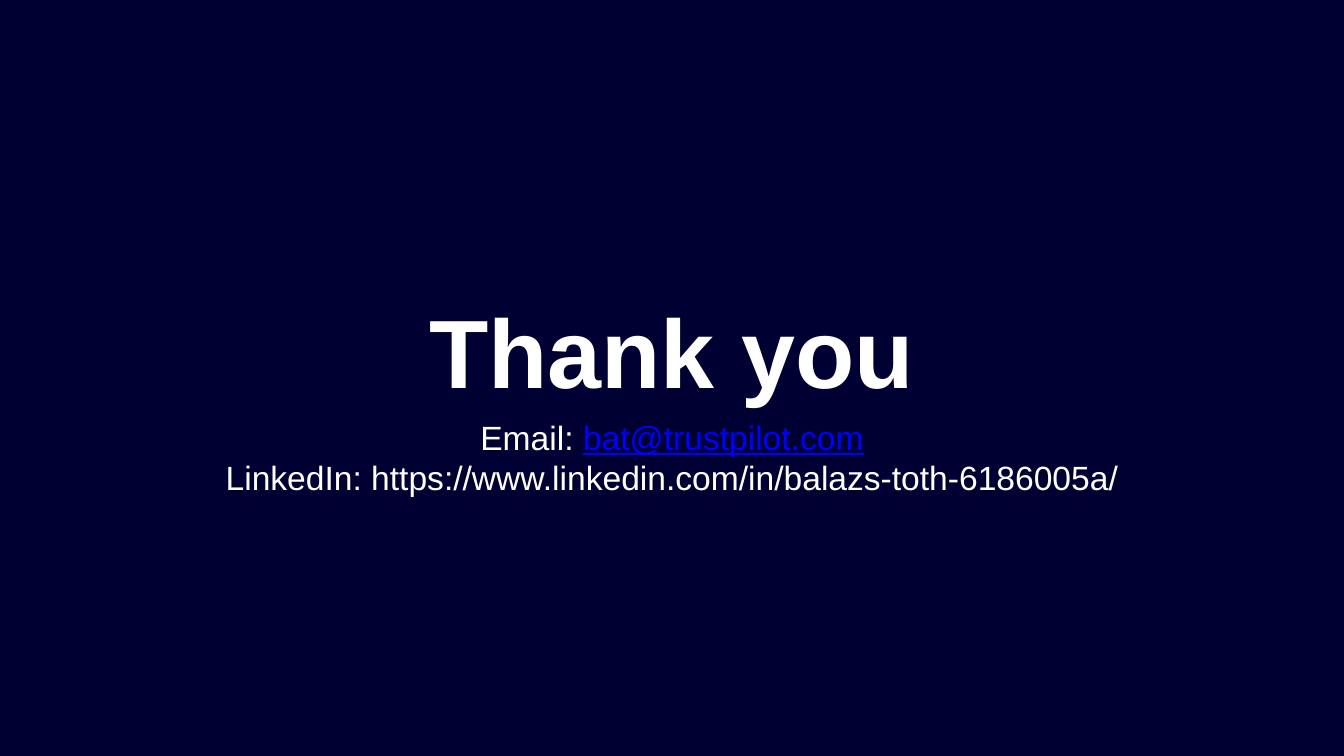
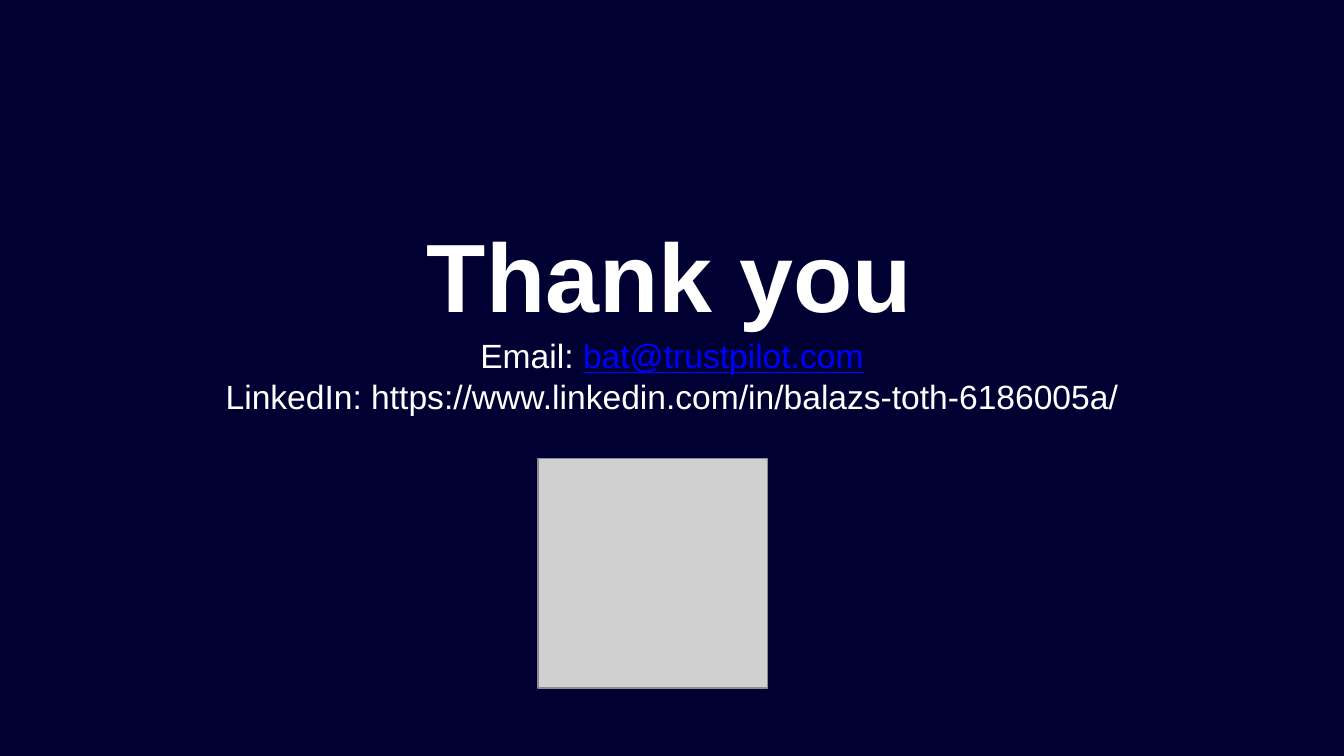
Before and after one commit to tothbalazs0920/ml-engine-example, a slide deck: slide 36 of slides/Deep learning on ML Engine.pptx (slide 34 before the commit). Drawn at 1344x756 pixels with LibreOffice and Linux fonts; fonts in the diff are those of the drawing; grey boxes stand for pictures. Boxes give left, top, right and bottom in pixels: in the first picture for what was removed or moved away, otherwise in the second. Text is boxed around its words. In the diff, an @@ line names an element or a change of style, - is before the commit and + after.

Commit message:
Update slides

```diff
--- a/slides/Deep learning on ML Engine.pptx
+++ b/slides/Deep learning on ML Engine.pptx
@@ title "Thank you": place and size @@
-title "Thank you" at [429, 317, 914, 406]
+title "Thank you" at [427, 241, 911, 330]
@@ subtitle "Email: bat@trustpilot.com": place and size @@
-subtitle "Email: bat@trustpilot.com" at [226, 425, 1118, 496]
+subtitle "Email: bat@trustpilot.com" at [226, 343, 1118, 415]
@@ picture added at [538, 458, 767, 688] @@
```
Also in this commit, not shown: 2 slides added, 1 other file.
